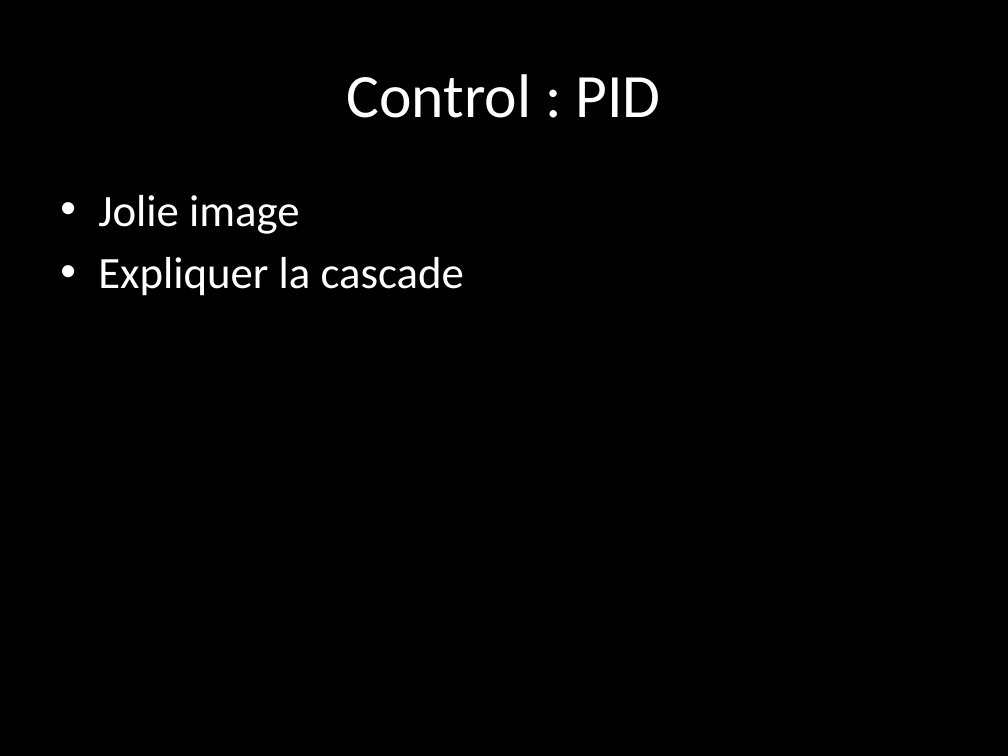
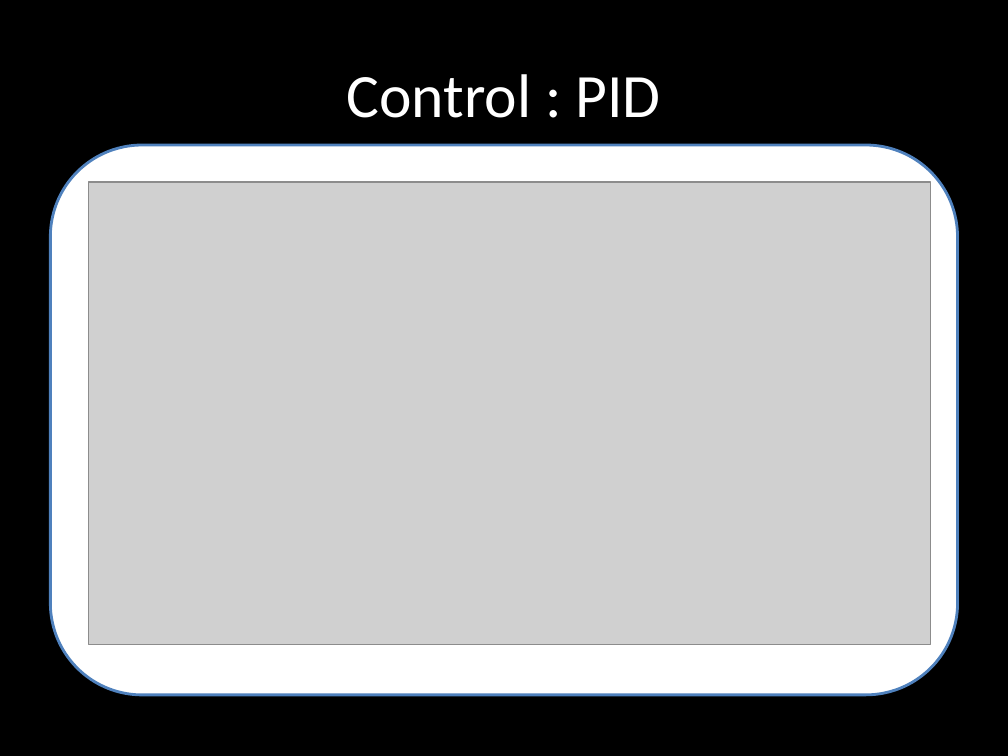
Before and after one commit to SyrianSpock/project-quadrotor-chase, a slide deck: slide 7 of Presentation/Presentation.pptx. Drawn at 1008x756 pixels with LibreOffice and Linux fonts; fonts in the diff are those of the drawing; grey boxes stand for pictures. Boxes give left, top, right and bottom in pixels: in the first picture for what was removed or moved away, otherwise in the second. Text is boxed around its words. In the diff, an @@ line names an element or a change of style, - is before the commit and + after.

Commit message:
Presentation update

```diff
--- a/Presentation/Presentation.pptx
+++ b/Presentation/Presentation.pptx
@@ rounded rectangle added at box(50, 145, 958, 696), fill #FFFFFF, outline #4F81BD 2 pt @@
@@ picture added at box(89, 182, 930, 645) @@
@@ text removed at box(98, 195, 464, 296) @@
-• Jolie image
-• Expliquer la cascade
```
Also in this commit, not shown: 3 other files.
